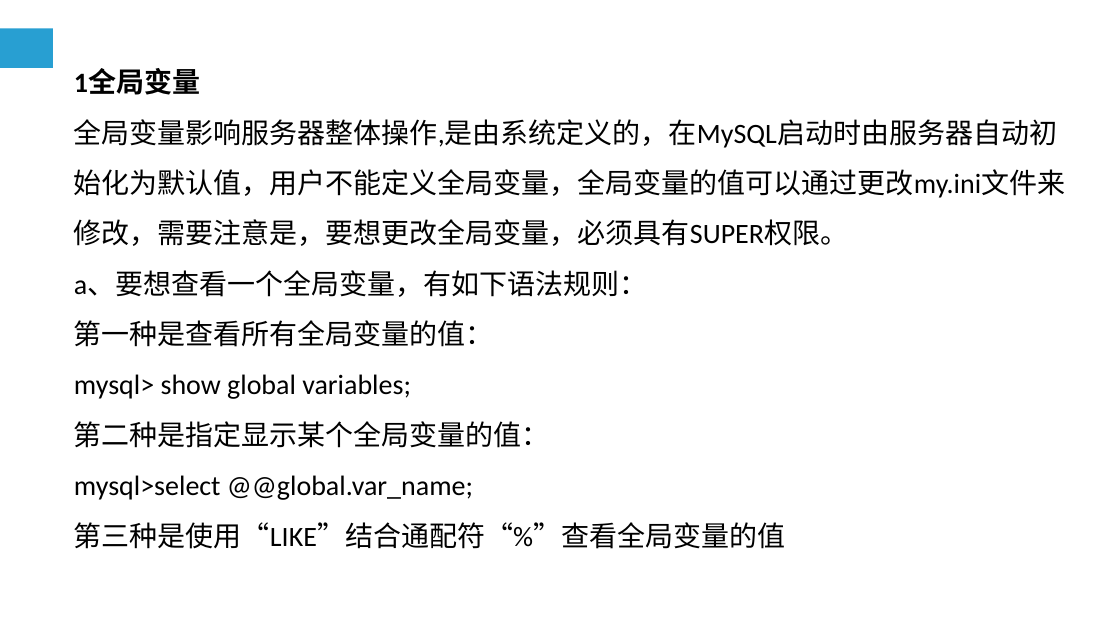
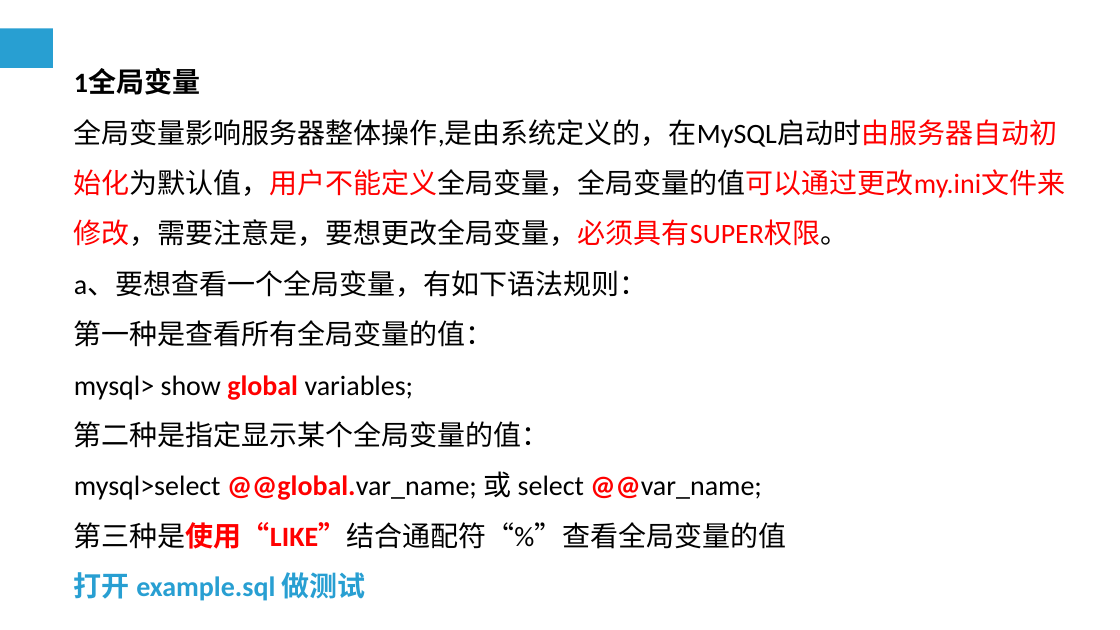
Before and after one commit to cqj726/mysql-s-PPT, a slide deck: slide 7 of PPT/第9章 MySQL编程基础（一）.ppt. Drawn at 1120x630 pixels with LibreOffice and Linux fonts; fonts in the diff are those of the drawing. Boxes give left, top, right and bottom in pixels: in the first picture for what was removed or moved away, otherwise in the second. Text is boxed around its words. In the diff, an @@ line names an element or a change of style, - is before the commit and + after.

```diff
--- a/PPT/第9章 MySQL编程基础（一）.ppt
+++ b/PPT/第9章 MySQL编程基础（一）.ppt
@@ text at (74, 119, 1065, 549): text colour #000000 to #FF0000 in "全局变量影响服务器整体操作,是由系统定义的，在MySQL启动时由服务器自动初始化为默认值，用户不能定义全局变量，全局变量 ...", "global", "第三种是使用“LIKE”结合通配符“%”查看全局变量的值"; bold on in "global", "第三种是使用“LIKE”结合通配符“%”查看全局变量的值" @@
@@ text at (74, 471, 761, 500): text changed @@
-mysql>select @@global.var_name;
+mysql>select @@global.var_name; 或 select @@var_name;
@@ text at (74, 572, 366, 601): paragraph added @@
+打开 example.sql 做测试
```
Also in this commit, not shown: 9 other slides changed, 1 slide added, 5 slides removed, 3 other files.
